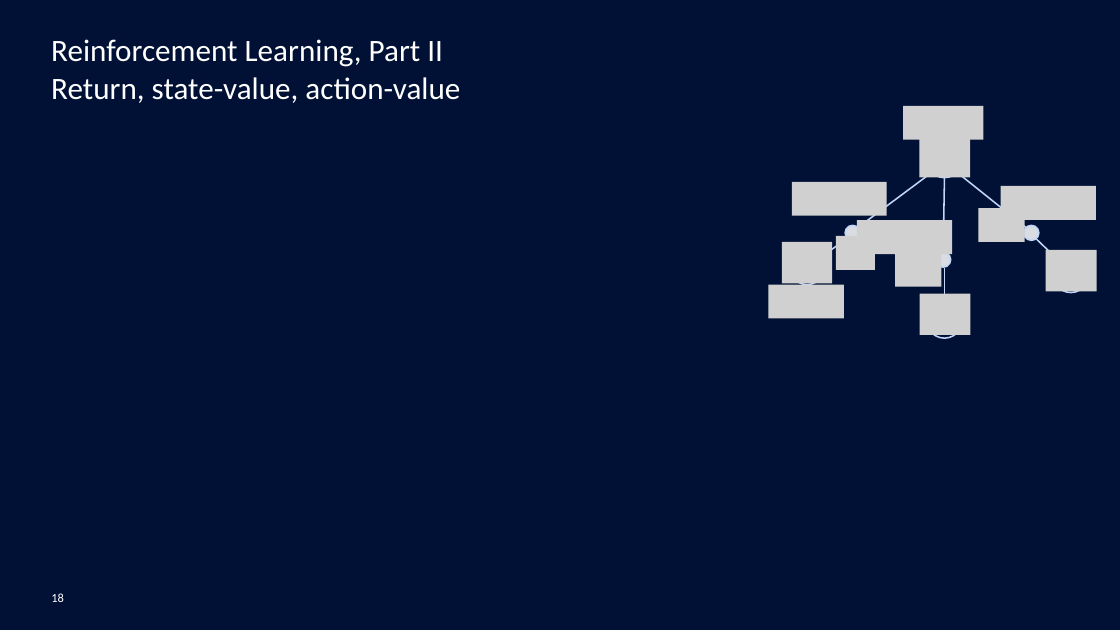
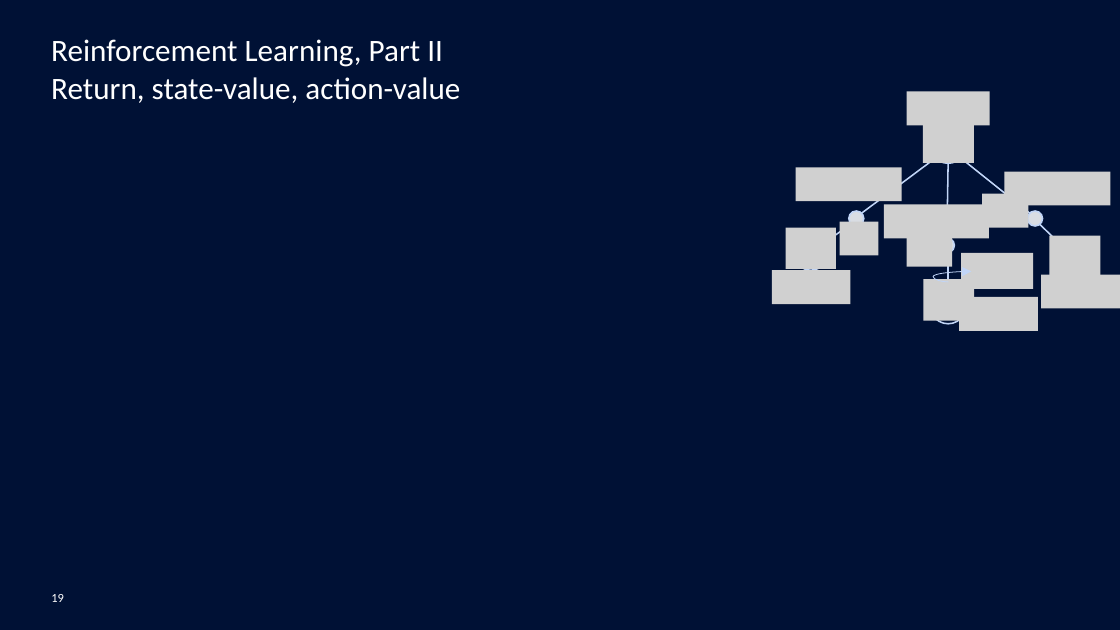
Before and after one commit to mgoutay/ml_course, a slide deck: slide 19 of RL_course.pptx (slide 18 before the commit). Drawn at 1120x630 pixels with LibreOffice and Linux fonts; fonts in the diff are those of the drawing; grey boxes stand for pictures; background and template pictures are left out. Boxes give left, top, right and bottom in pixels: in the first picture for what was removed or moved away, otherwise in the second. Text is boxed around its words. In the diff, an @@ line names an element or a change of style, - is before the commit and + after.

```diff
--- a/RL_course.pptx
+++ b/RL_course.pptx
@@ picture removed at <box>903,105,983,139</box> @@
@@ picture added at <box>907,92,990,125</box> @@
@@ picture removed at <box>920,136,970,177</box> @@
@@ picture added at <box>923,122,973,164</box> @@
@@ picture added at <box>795,167,902,200</box> @@
@@ picture added at <box>1005,171,1111,205</box> @@
@@ picture removed at <box>792,181,887,215</box> @@
@@ picture added at <box>884,205,989,239</box> @@
@@ picture removed at <box>979,208,1025,242</box> @@
@@ picture added at <box>982,194,1028,227</box> @@
@@ picture removed at <box>1000,186,1095,220</box> @@
@@ picture added at <box>785,227,836,269</box> @@
@@ 7 ellipses, 6 lines: place and size @@
-7 ellipses, 6 lines at <box>790,142,1089,338</box>
+7 ellipses, 6 lines at <box>793,128,1092,324</box>
@@ picture removed at <box>836,236,875,270</box> @@
@@ picture added at <box>840,222,879,255</box> @@
@@ picture removed at <box>857,221,952,254</box> @@
@@ picture added at <box>907,233,953,267</box> @@
@@ picture added at <box>1049,235,1100,277</box> @@
@@ picture removed at <box>782,242,832,283</box> @@
@@ picture removed at <box>895,253,941,287</box> @@
@@ picture added at <box>961,253,1033,289</box> @@
@@ picture removed at <box>1046,250,1096,291</box> @@
@@ picture removed at <box>768,284,844,318</box> @@
@@ picture added at <box>772,270,850,304</box> @@
@@ picture removed at <box>920,293,970,335</box> @@
@@ picture added at <box>923,279,973,320</box> @@
@@ curved arrow added from (949, 282) to (971, 271), #C1D5F7 0.5 pt @@
@@ picture added at <box>959,297,1037,330</box> @@
@@ picture added at <box>1042,274,1120,308</box> @@
@@ page number at <box>51,594,64,602</box>: text changed @@
-18
+19
```
Also in this commit, not shown: 11 other slides changed, 1 slide added, 2 other files.
